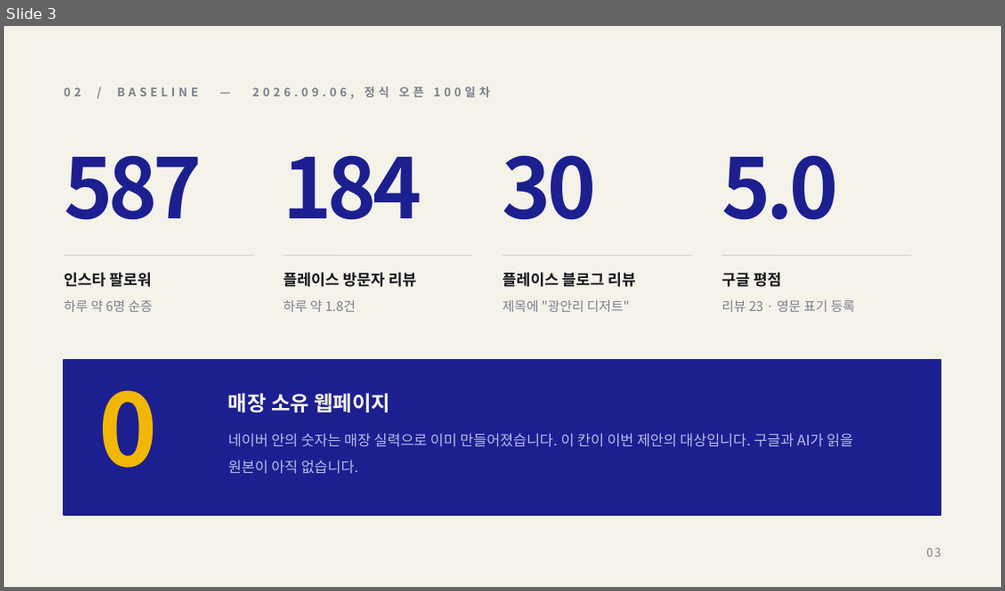
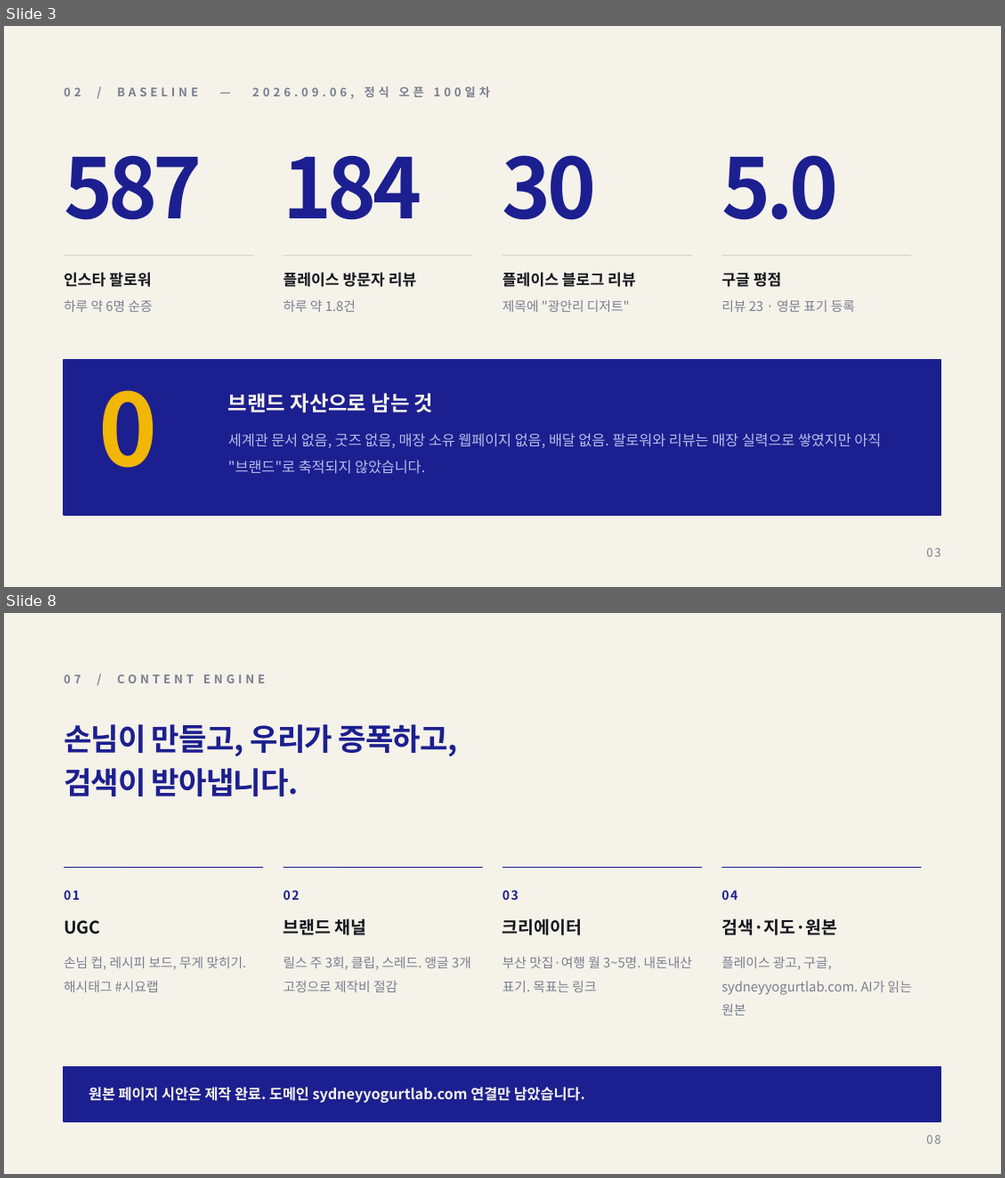
Before and after one commit to severaljama-hue/advertising-agency, a slide deck: docs/sydney-yogurt-lab/proposal.pptx. Shown one above the other, each under a label of ours: slide 3 before the commit, slides 3 and 8 after it; the slides between them are not shown. The pictures are 1005x591 and 1005x1178 pixels, drawn with LibreOffice and Linux fonts; fonts in the diff are those of the drawing. Boxes give left, top, right and bottom in pixels: in the first picture for what was removed or moved away, otherwise in the second. Text is boxed around its words. In the diff, an @@ line names an element or a change of style, - is before the commit and + after.

```diff
--- a/docs/sydney-yogurt-lab/proposal.pptx
+++ b/docs/sydney-yogurt-lab/proposal.pptx
@@ slide 8 added at (x1=4, y1=613, x2=1001, y2=1174), background #F5F2EA @@
@@ text added at (x1=64, y1=674, x2=265, y2=683), 8.5 pt, text #7A7F8E, bold @@
+07 / CONTENT ENGINE
@@ text added at (x1=64, y1=724, x2=458, y2=796), 22 pt, text #1C1F8F, bold @@
+손님이 만들고, 우리가 증폭하고,
+검색이 받아냅니다.
@@ line added from (64, 868) to (263, 868), #1C1F8F 0.5 pt @@
@@ line added from (283, 868) to (483, 868), #1C1F8F 0.5 pt @@
@@ line added from (502, 868) to (702, 868), #1C1F8F 0.5 pt @@
@@ line added from (721, 868) to (921, 868), #1C1F8F 0.5 pt @@
@@ text added at (x1=64, y1=890, x2=80, y2=900), 9 pt, text #1C1F8F, bold @@
+01
@@ text added at (x1=283, y1=890, x2=299, y2=900), 9 pt, text #1C1F8F, bold @@
+02
@@ text added at (x1=502, y1=890, x2=518, y2=900), 9 pt, text #1C1F8F, bold @@
+03
@@ text added at (x1=721, y1=890, x2=737, y2=900), 9 pt, text #1C1F8F, bold @@
+04
@@ text added at (x1=64, y1=920, x2=100, y2=934), 12.5 pt, text #15161C, bold @@
+UGC
@@ text added at (x1=283, y1=918, x2=367, y2=935), 12.5 pt, text #15161C, bold @@
+브랜드 채널
@@ text added at (x1=502, y1=918, x2=582, y2=935), 12.5 pt, text #15161C, bold @@
+크리에이터
@@ text added at (x1=721, y1=918, x2=837, y2=935), 12.5 pt, text #15161C, bold @@
+검색·지도·원본
@@ text added at (x1=64, y1=957, x2=247, y2=992), 9.5 pt, text #7A7F8E @@
+손님 컵, 레시피 보드, 무게 맞히기. 해시태그 #시요랩
@@ text added at (x1=283, y1=957, x2=471, y2=992), 9.5 pt, text #7A7F8E @@
+릴스 주 3회, 클립, 스레드. 앵글 3개 고정으로 제작비 절감
@@ text added at (x1=502, y1=957, x2=692, y2=992), 9.5 pt, text #7A7F8E @@
+부산 맛집·여행 월 3~5명. 내돈내산 표기. 목표는 링크
@@ text added at (x1=721, y1=957, x2=912, y2=1015), 9.5 pt, text #7A7F8E @@
+플레이스 광고, 구글, sydneyyogurtlab.com. AI가 읽는 원본
@@ rectangle added at (x1=64, y1=1067, x2=941, y2=1121), fill #1C1F8F, outline #1C1F8F 1 pt @@
@@ text added at (x1=89, y1=1086, x2=585, y2=1103), 10.5 pt, text #F5F2EA, bold @@
+원본 페이지 시안은 제작 완료. 도메인 sydneyyogurtlab.com 연결만 남았습니다.
@@ text added at (x1=926, y1=1135, x2=940, y2=1143), 8.5 pt, text #7A7F8E @@
+08
@@ slide 3 changed as well @@
@@ text at (x1=228, y1=393, x2=433, y2=412): text changed @@
-매장 소유 웹페이지
+브랜드 자산으로 남는 것
@@ text at (x1=228, y1=433, x2=881, y2=474): text changed @@
-네이버 안의 숫자는 매장 실력으로 이미 만들어졌습니다. 이 칸이 이번 제안의 대상입니다. 구글과 AI가 읽을 원본이 아직 없습니다.
+세계관 문서 없음, 굿즈 없음, 매장 소유 웹페이지 없음, 배달 없음. 팔로워와 리뷰는 매장 실력으로 쌓였지만 아직 "브랜드"로 축적되지 않았습니다.
```
Also in this commit, not shown: 2 other slides changed, 10 other slides added, 9 slides removed, 1 other file.
